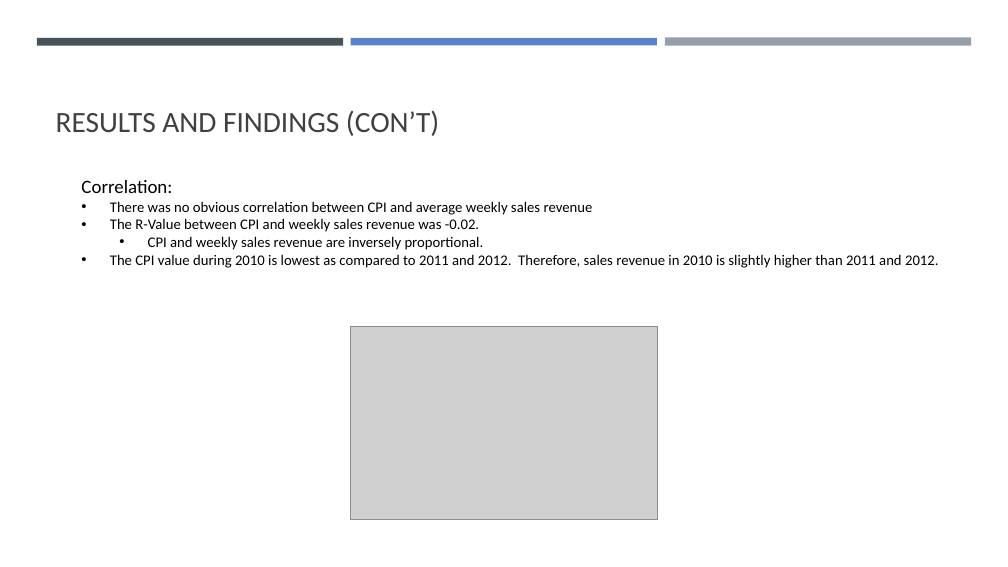
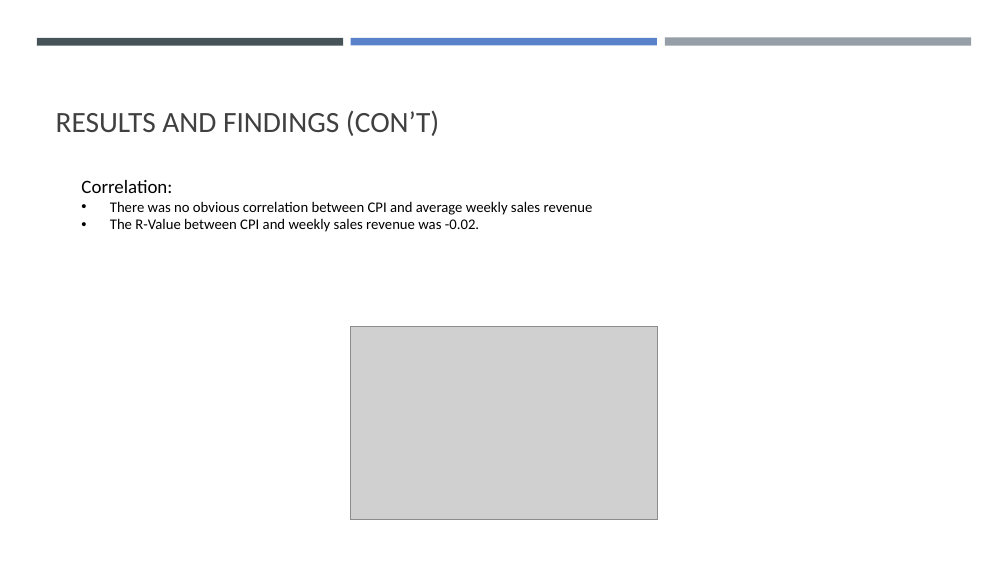
Before and after one commit to tbhaijee/Walmart-Sales-Predications, a slide deck: slide 12 of Project 1 PPT Slides.pptx. Drawn at 1008x567 pixels with LibreOffice and Linux fonts; fonts in the diff are those of the drawing; grey boxes stand for pictures. Boxes give left, top, right and bottom in pixels: in the first picture for what was removed or moved away, otherwise in the second. Text is boxed around its words. In the diff, an @@ line names an element or a change of style, - is before the commit and + after.

```diff
--- a/Project 1 PPT Slides.pptx
+++ b/Project 1 PPT Slides.pptx
@@ text at [110,236,939,268]: paragraphs removed @@
-  • CPI and weekly sales revenue are inversely proportional.
-• The CPI value during 2010 is lowest as compared to 2011 and 2012. Therefore, sales revenue in 2010 is slightly higher than 2011 and 2012.
```
Also in this commit, not shown: 9 other slides changed.
